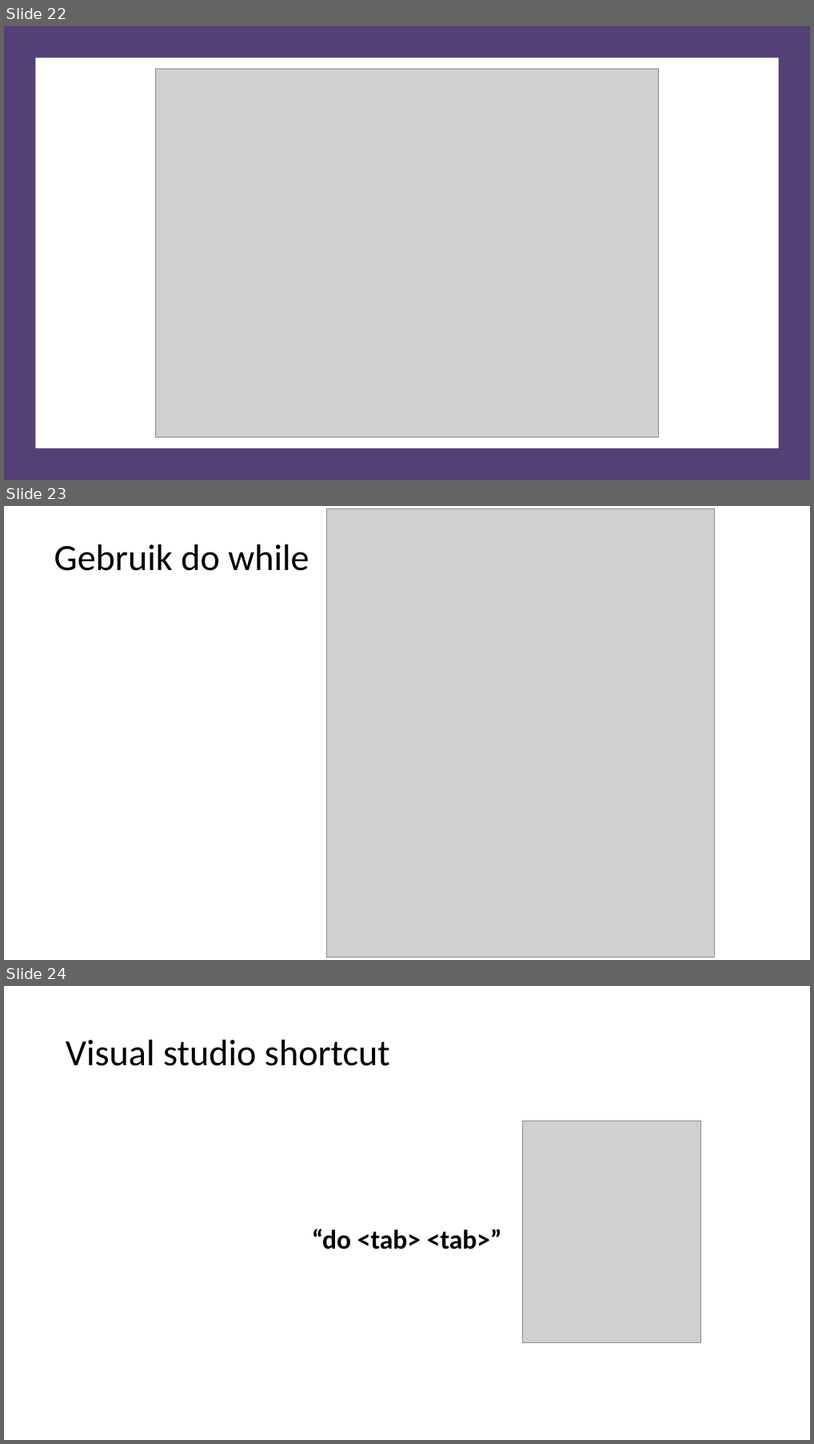
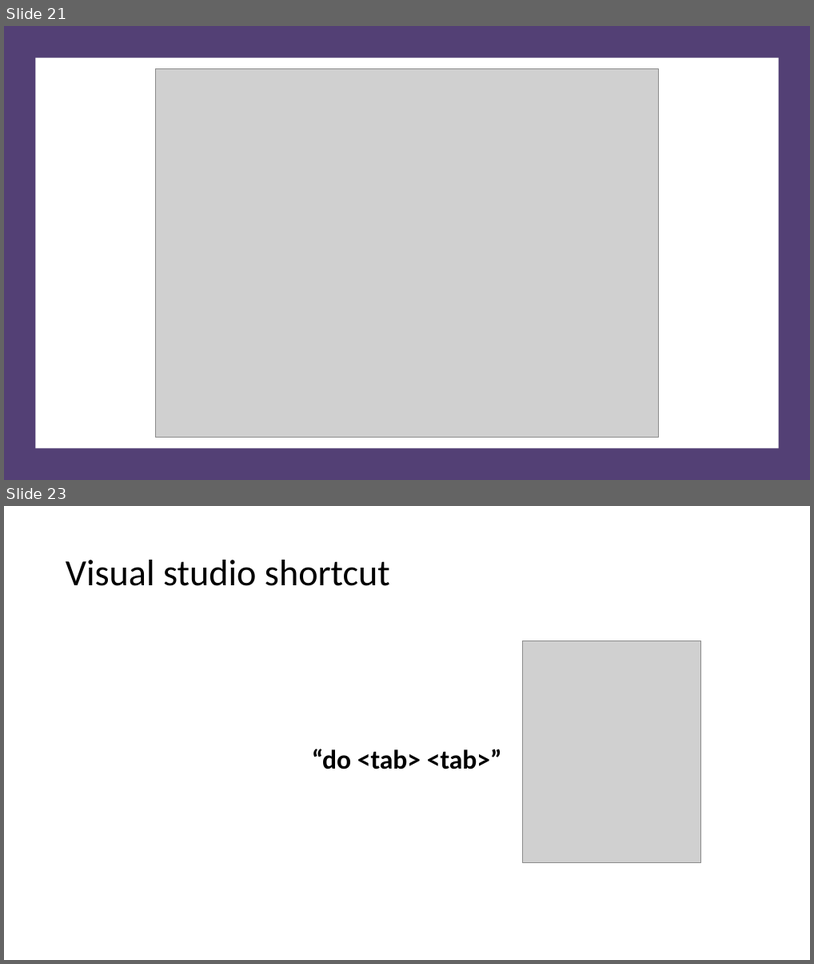
Before and after one commit to v-nys/cursusprogrammeren, a slide deck: _SLIDES/DEEL1/H5/4_loopsintro.pptx. Shown one above the other, each under a label of ours: slides 22, 23 and 24 before the commit, slides 21 and 23 after it; the slides between them are not shown. The pictures are 814x1444 and 814x964 pixels, drawn with LibreOffice and Linux fonts; fonts in the diff are those of the drawing; grey boxes stand for pictures. Boxes give left, top, right and bottom in pixels: in the first picture for what was removed or moved away, otherwise in the second. Text is boxed around its words. In the diff, an @@ line names an element or a change of style, - is before the commit and + after.

```diff
--- a/_SLIDES/DEEL1/H5/4_loopsintro.pptx
+++ b/_SLIDES/DEEL1/H5/4_loopsintro.pptx
@@ slide 23 removed at bbox=[4, 506, 810, 960], background #FFFFFF @@
@@ picture removed at bbox=[326, 508, 714, 956] @@
@@ title removed at bbox=[54, 544, 309, 571] @@
-Gebruik do while
@@ what was slide 22 is now slide 21 @@
@@ what was slide 24 is now slide 23 @@
```
Also in this commit, not shown: 4 slides changed, 3 other slides removed, 6 other files.
